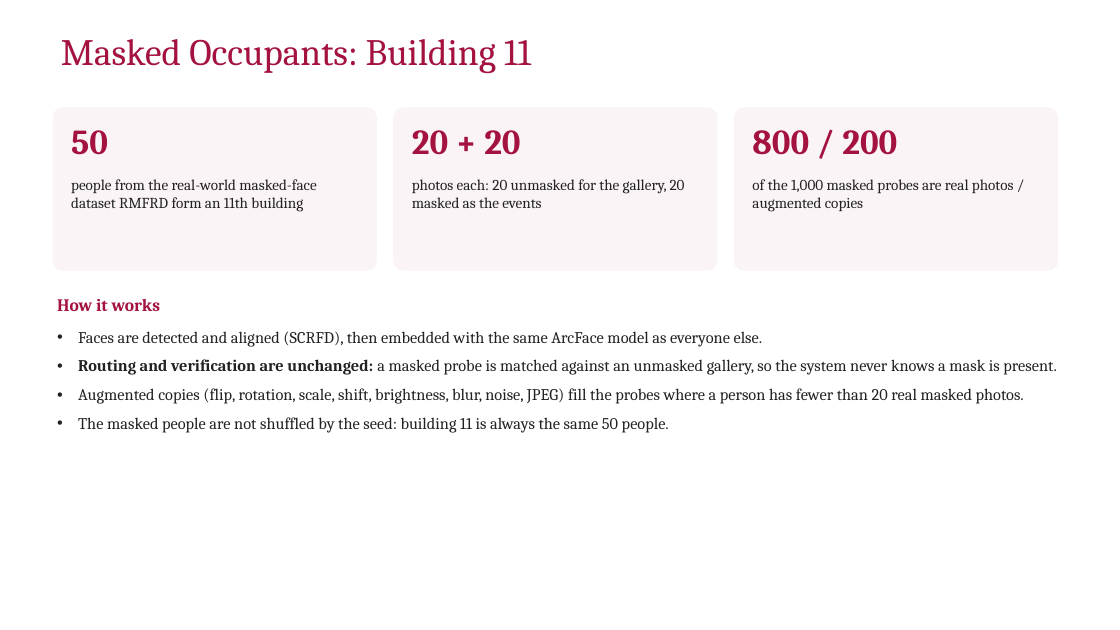
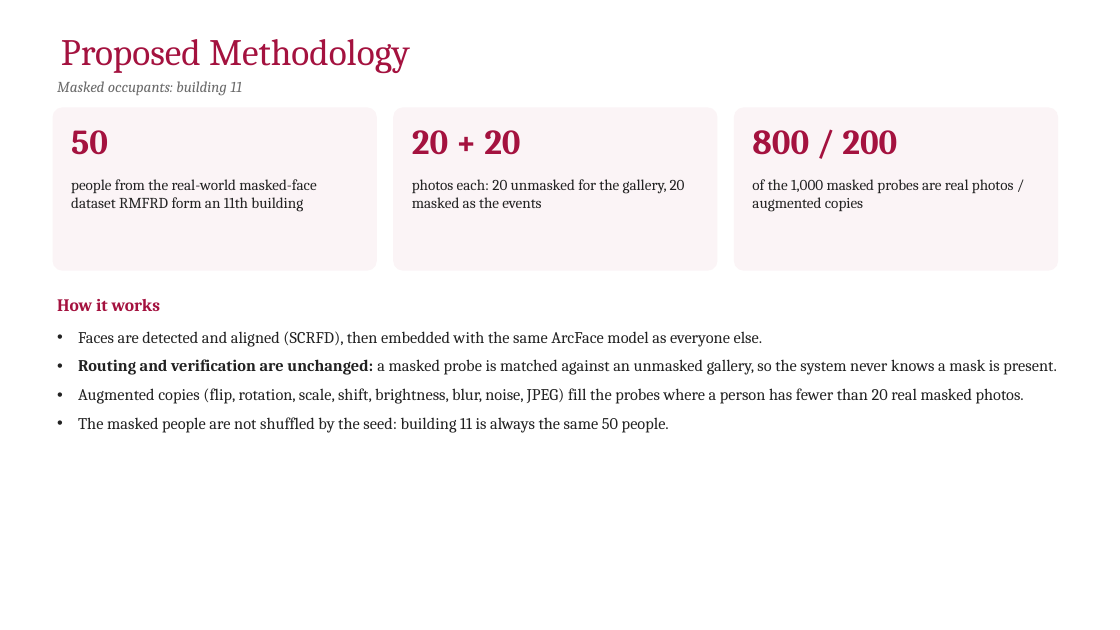
Before and after one commit to yadhu-vipin/Occupant_Tracking_v2, a slide deck: slide 13 of final_review/S7_Final_Review_Group_C3.pptx (slide 14 before the commit). Drawn at 1120x630 pixels with LibreOffice and Linux fonts; fonts in the diff are those of the drawing; background and template pictures are left out. Boxes give left, top, right and bottom in pixels: in the first picture for what was removed or moved away, otherwise in the second. Text is boxed around its words. In the diff, an @@ line names an element or a change of style, - is before the commit and + after.

```diff
--- a/final_review/S7_Final_Review_Group_C3.pptx
+++ b/final_review/S7_Final_Review_Group_C3.pptx
@@ title at (61,39,410,74): text changed @@
-Masked Occupants: Building 11
+Proposed Methodology
@@ text added at (57,81,242,96), 13 pt, text #6B6B6B, italic @@
+Masked occupants: building 11
```
Also in this commit, not shown: 10 other slides changed, 5 slides removed, 2 other files.
